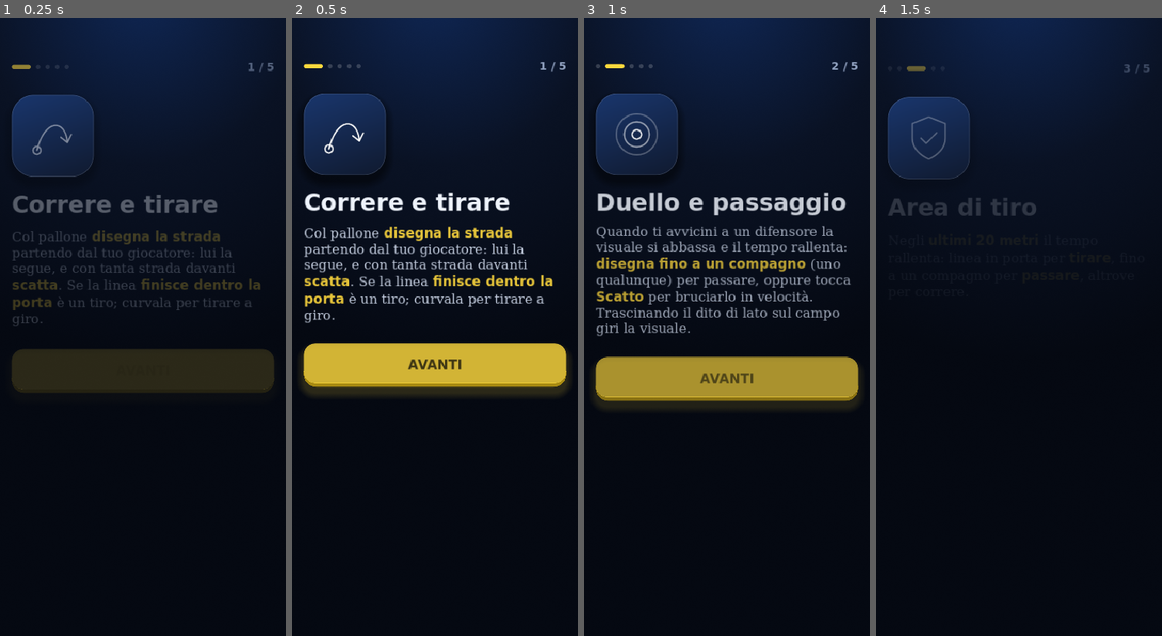
Above: before the commit, frames 1-4 (left to right).
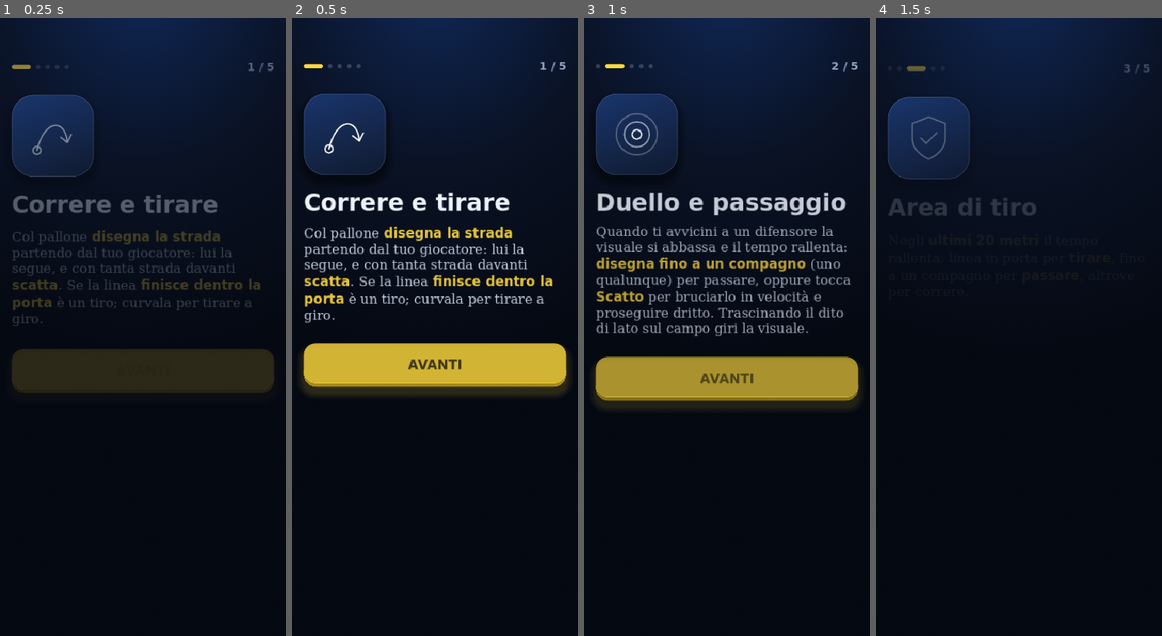
Above: after the commit, the same moments.

Repository: Luis7717/SETTORE-ZERO
Game: Godot game, scene res://scenes/menu/come_si_gioca.tscn
Same seed, same stepped clock (60 frames per second), same inputs: the game is played once before the commit and once after it. This scene is started directly instead of the project's main scene.
Inputs:
- Up to frame 1 (0.25 s): no input
- Up to frame 2 (0.5 s): no input
- Up to frame 3 (1 s): click "AVANTI" at 0.5 s
- Up to frame 4 (1.5 s): click "AVANTI" at 1.25 s

Frames 1-2 are identical in both runs. In frame 3, 1.4% of the frame differs, in the area x 4-91%, y 44-52%; in frame 4, nothing differs.

Commit message:
fix: Come si gioca col testo dello Scatto uguale al web
Claude-Session: https://claude.ai/code/session_013DvbH4w68GHvcPAyiUA5BF

Diff:
--- a/godot/scripts/menu/come_si_gioca.gd
+++ b/godot/scripts/menu/come_si_gioca.gd
@@ -6,7 +6,7 @@
 
 const HOWTO := [
 	["Correre e tirare", "Col pallone <b>disegna la strada</b> partendo dal tuo giocatore: lui la segue, e con tanta strada davanti <b>scatta</b>. Se la linea <b>finisce dentro la porta</b> è un tiro; curvala per tirare a giro."],
-	["Duello e passaggio", "Quando ti avvicini a un difensore la visuale si abbassa e il tempo rallenta: <b>disegna fino a un compagno</b> (uno qualunque) per passare, oppure tocca <b>Scatto</b> per bruciarlo in velocità. Trascinando il dito di lato sul campo giri la visuale."],
+	["Duello e passaggio", "Quando ti avvicini a un difensore la visuale si abbassa e il tempo rallenta: <b>disegna fino a un compagno</b> (uno qualunque) per passare, oppure tocca <b>Scatto</b> per bruciarlo in velocità e proseguire dritto. Trascinando il dito di lato sul campo giri la visuale."],
 	["Area di tiro", "Negli <b>ultimi 20 metri</b> il tempo rallenta: linea in porta per <b>tirare</b>, fino a un compagno per <b>passare</b>, altrove per correre."],
 	["Difesa", "In difesa <b>disegna una linea dai tuoi giocatori</b> (tutti tranne il portiere): corrono lungo la strada  …(236 unchanged characters)…
 	["Portiere", "Quando tirano la visuale va dietro la tua porta e il tempo rallenta: <b>tira una linea dal portiere al punto della porta</b> dove arriva la palla e alza il dito al momento giusto. Più la palla è lontana dal portiere, più è difficile arrivarci."],
Not shown, changed: DECISIONI.md
